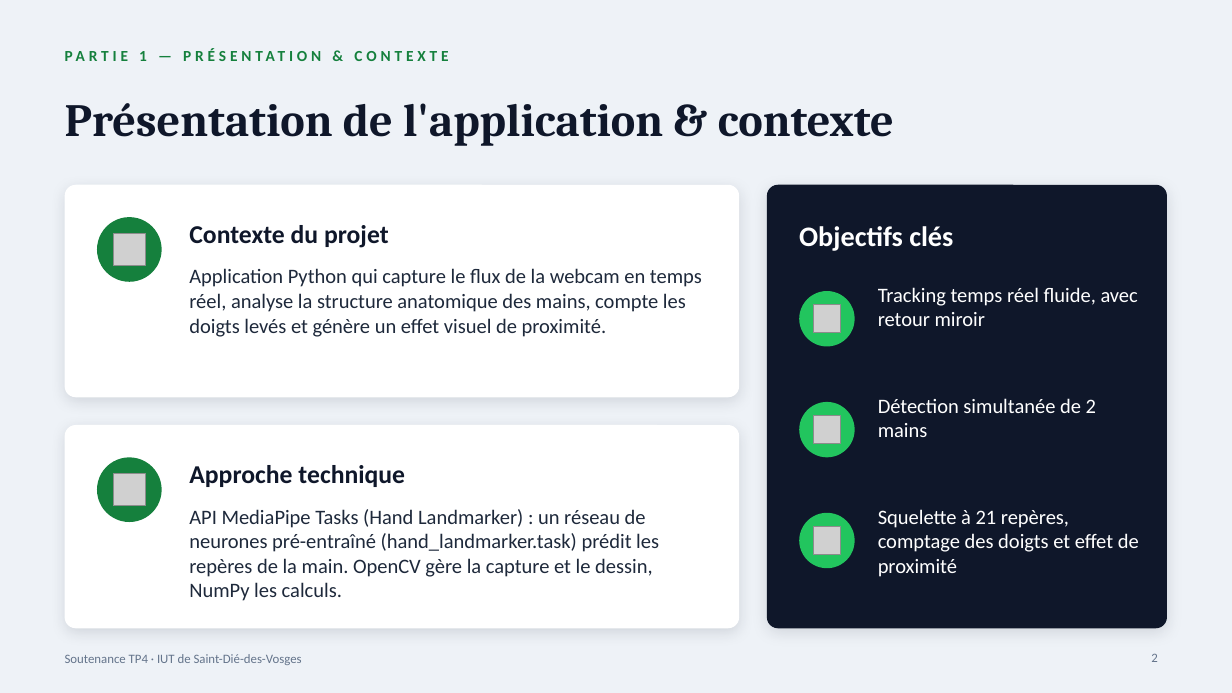
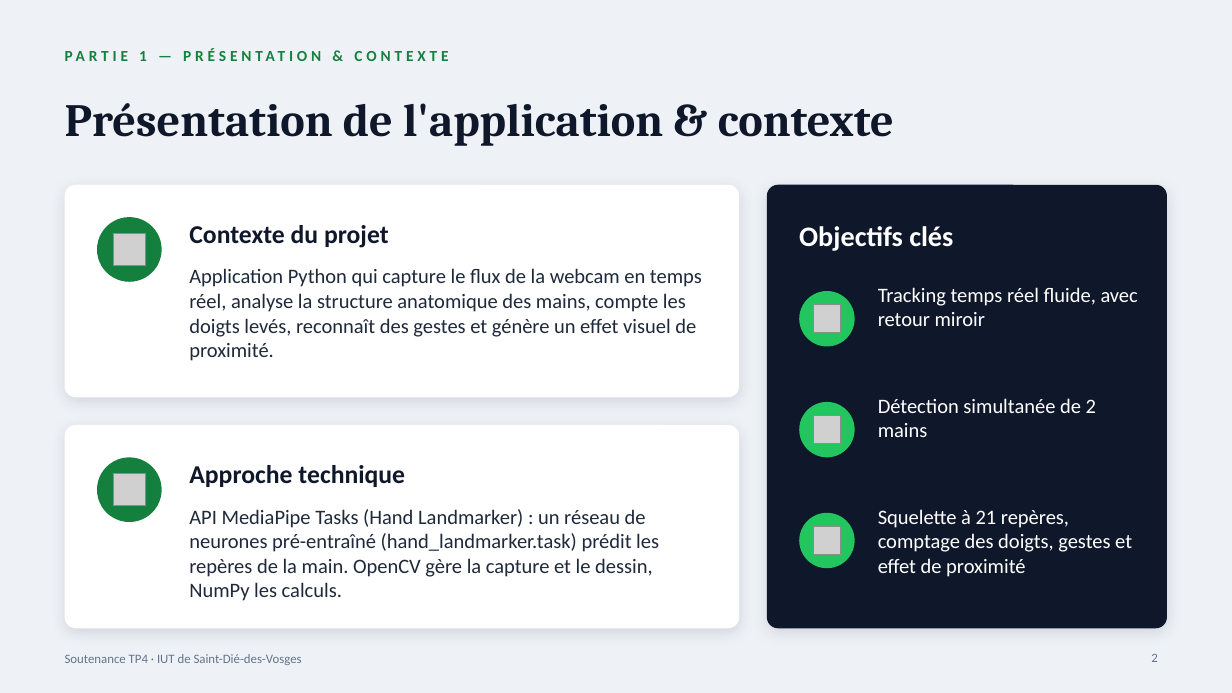
Before and after one commit to Valentin088/TP4-Mini_projet_detection_squelette_main, a slide deck: slide 2 of Soutenance_Tracking_Main.pptx. Drawn at 1232x693 pixels with LibreOffice and Linux fonts; fonts in the diff are those of the drawing; grey boxes stand for pictures. Boxes give left, top, right and bottom in pixels: in the first picture for what was removed or moved away, otherwise in the second. Text is boxed around its words. In the diff, an @@ line names an element or a change of style, - is before the commit and + after.

Commit message:
MàJ final powerpoint (explication des gestes)

```diff
--- a/Soutenance_Tracking_Main.pptx
+++ b/Soutenance_Tracking_Main.pptx
@@ text at bbox=[189, 268, 702, 361]: text changed @@
-Application Python qui capture le flux de la webcam en temps réel, analyse la structure anatomique des mains, compte les doigts levés et génère un effet visuel de proximité.
+Application Python qui capture le flux de la webcam en temps réel, analyse la structure anatomique des mains, compte les doigts levés, reconnaît des gestes et génère un effet visuel de proximité.
@@ text at bbox=[878, 509, 1132, 577]: text changed @@
-Squelette à 21 repères, comptage des doigts et effet de proximité
+Squelette à 21 repères, comptage des doigts, gestes et effet de proximité
```
Also in this commit, not shown: 2 other slides changed, 2 slides added.
